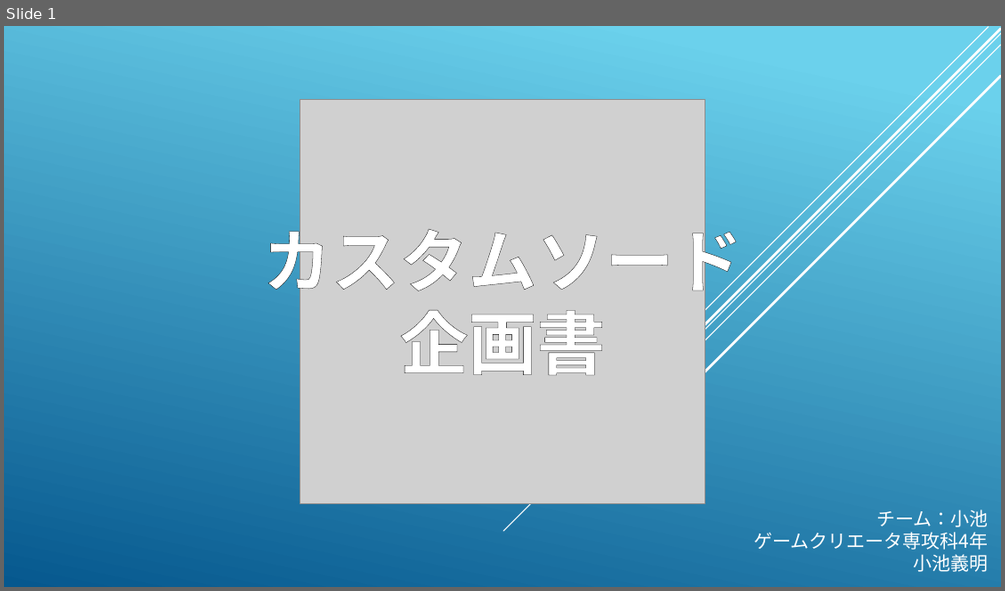
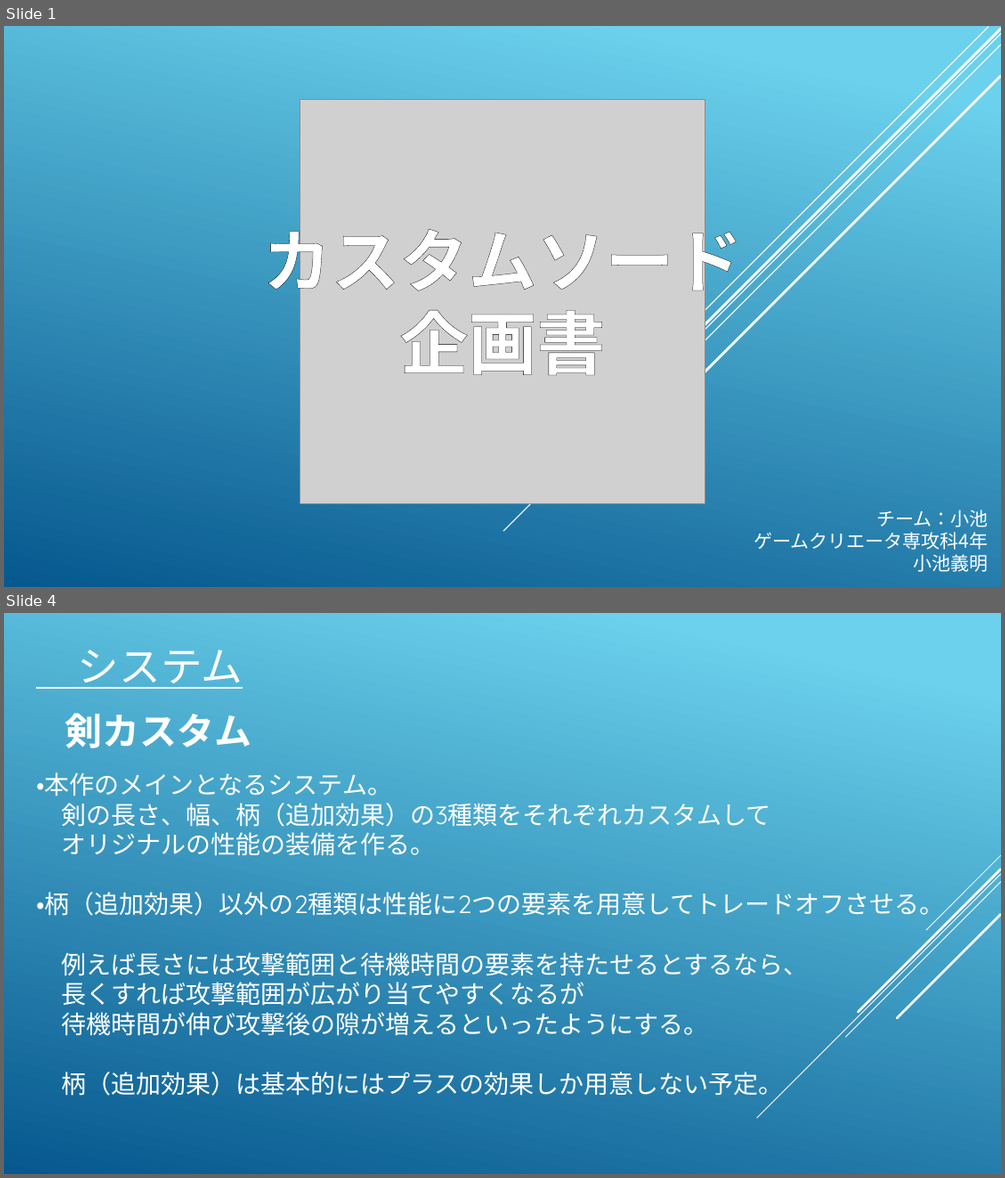
Before and after one commit to koike0723/Aso2020Winter, a slide deck: 企画書.pptx. Shown one above the other, each under a label of ours: slide 1 before the commit, slides 1 and 4 after it; the slides between them are not shown. The pictures are 1005x591 and 1005x1178 pixels, drawn with LibreOffice and Linux fonts; fonts in the diff are those of the drawing; grey boxes stand for pictures. Boxes give left, top, right and bottom in pixels: in the first picture for what was removed or moved away, otherwise in the second. Text is boxed around its words. In the diff, an @@ line names an element or a change of style, - is before the commit and + after.

```diff
--- a/企画書.pptx
+++ b/企画書.pptx
@@ slide 4 added at <box>4,613,1001,1174</box>, background gradient #6ED2EB to #06588E @@
@@ text added at <box>78,649,243,689</box>, 40 pt, text #FFFFFF, underline @@
+システム
@@ text added at <box>65,713,252,748</box>, 36 pt, text #FFFFFF, bold @@
+剣カスタム
@@ text added at <box>36,772,771,856</box>, 24 pt, text #FFFFFF @@
+・本作のメインとなるシステム。
+剣の長さ、幅、柄（追加効果）の3種類をそれぞれカスタムして
+オリジナルの性能の装備を作る。
@@ text added at <box>36,892,944,1100</box>, 24 pt, text #FFFFFF @@
+・柄（追加効果）以外の2種類は性能に2つの要素を用意してトレードオフさせる。
+例えば長さには攻撃範囲と待機時間の要素を持たせるとするなら、
+長くすれば攻撃範囲が広がり当てやすくなるが
+待機時間が伸び攻撃後の隙が増えるといったようにする。
+柄（追加効果）は基本的にはプラスの効果しか用意しない予定。
@@ group added at <box>757,855,1001,1118</box>: 5 lines @@
```
Also in this commit, not shown: 2 slides changed, 16 other slides added, 1 slide removed.
